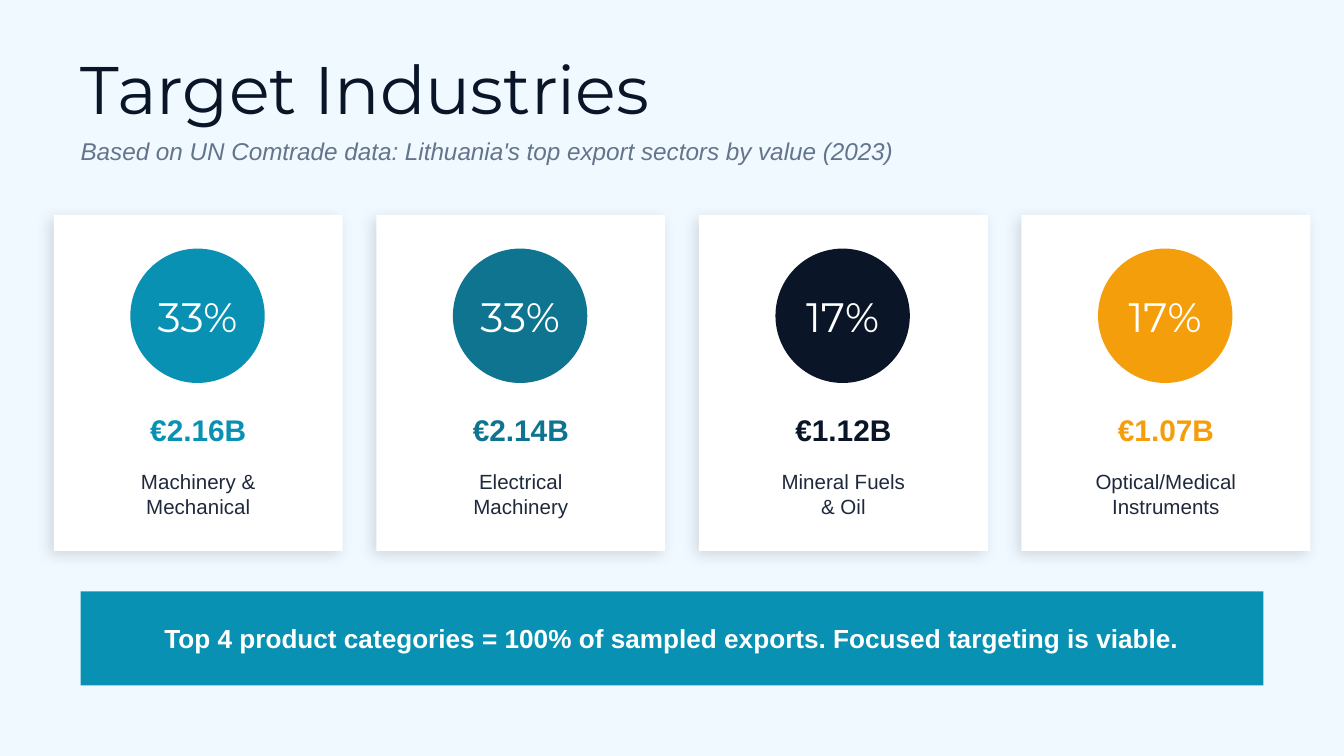
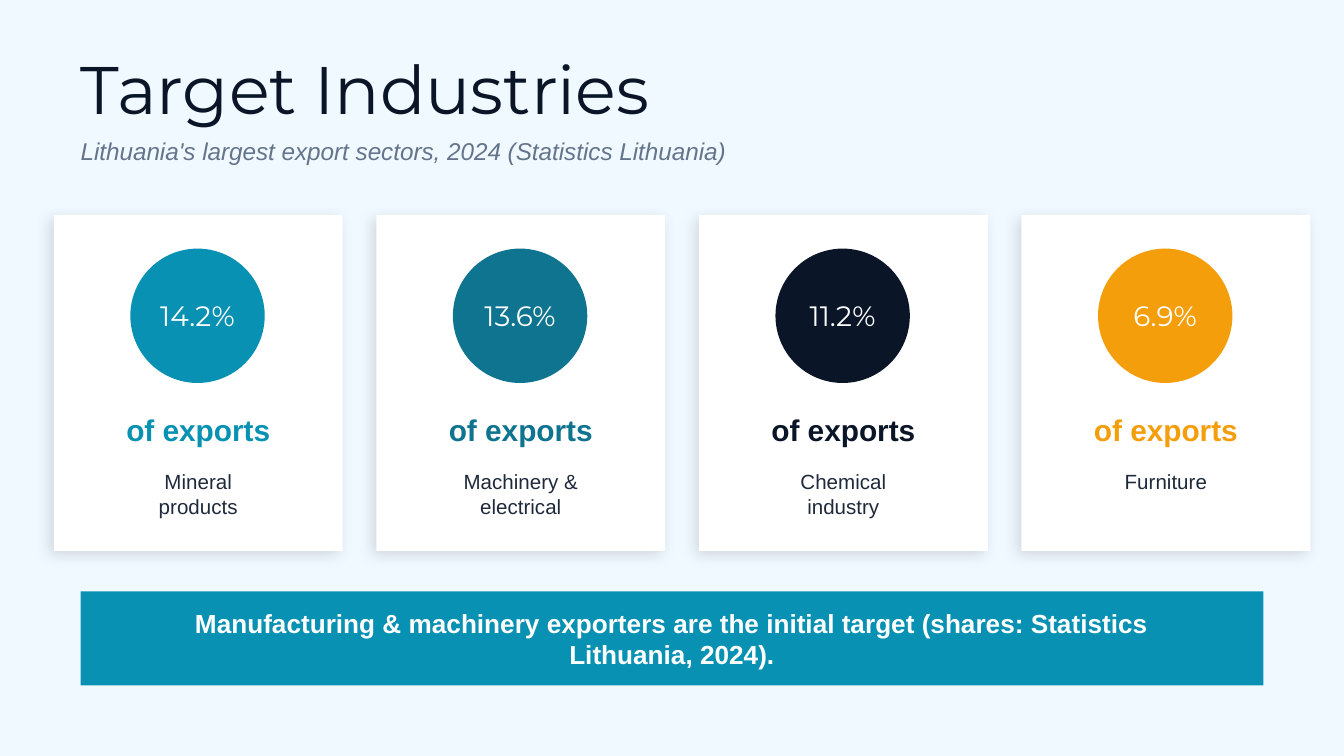
Before and after one commit to labutyteieva-jpg/xaas-capstone, a slide deck: slide 7 of docs/XaaS_Pitch_Deck.pptx. Drawn at 1344x756 pixels with LibreOffice and Linux fonts; fonts in the diff are those of the drawing. Boxes give left, top, right and bottom in pixels: in the first picture for what was removed or moved away, otherwise in the second. Text is boxed around its words. In the diff, an @@ line names an element or a change of style, - is before the commit and + after.

```diff
--- a/docs/XaaS_Pitch_Deck.pptx
+++ b/docs/XaaS_Pitch_Deck.pptx
@@ text at box(81, 142, 725, 165): text changed @@
-Based on UN Comtrade data: Lithuania's top export sectors by value (2023)
+Lithuania's largest export sectors, 2024 (Statistics Lithuania)
@@ text at box(160, 306, 235, 326): text changed; size 22 to 15 pt @@
-33%
+14.2%
@@ text at box(484, 306, 555, 326): text changed; size 22 to 15 pt @@
-33%
+13.6%
@@ text at box(810, 306, 876, 326): text changed; size 22 to 15 pt @@
-17%
+11.2%
@@ text at box(1133, 306, 1196, 326): text changed; size 22 to 15 pt @@
-17%
+6.9%
@@ text at box(126, 419, 271, 447): text changed @@
-€2.16B
+of exports
@@ text at box(449, 419, 593, 447): text changed @@
-€2.14B
+of exports
@@ text at box(771, 419, 916, 447): text changed @@
-€1.12B
+of exports
@@ text at box(1094, 419, 1238, 447): text changed @@
-€1.07B
+of exports
@@ text at box(159, 474, 238, 519): text changed @@
-Machinery &
-Mechanical
+Mineral
+products
@@ text at box(464, 474, 561, 514): text changed @@
-Electrical
-Machinery
+Machinery &
+electrical
@@ text at box(800, 474, 886, 519): text changed @@
-Mineral Fuels
-& Oil
+Chemical
+industry
@@ text at box(1125, 474, 1207, 489): text changed @@
-Optical/Medical
-Instruments
+Furniture
@@ text at box(195, 614, 1147, 670): text changed @@
-Top 4 product categories = 100% of sampled exports. Focused targeting is viable.
+Manufacturing & machinery exporters are the initial target (shares: Statistics Lithuania, 2024).
```
Also in this commit, not shown: 6 other slides changed, 2 other files.
